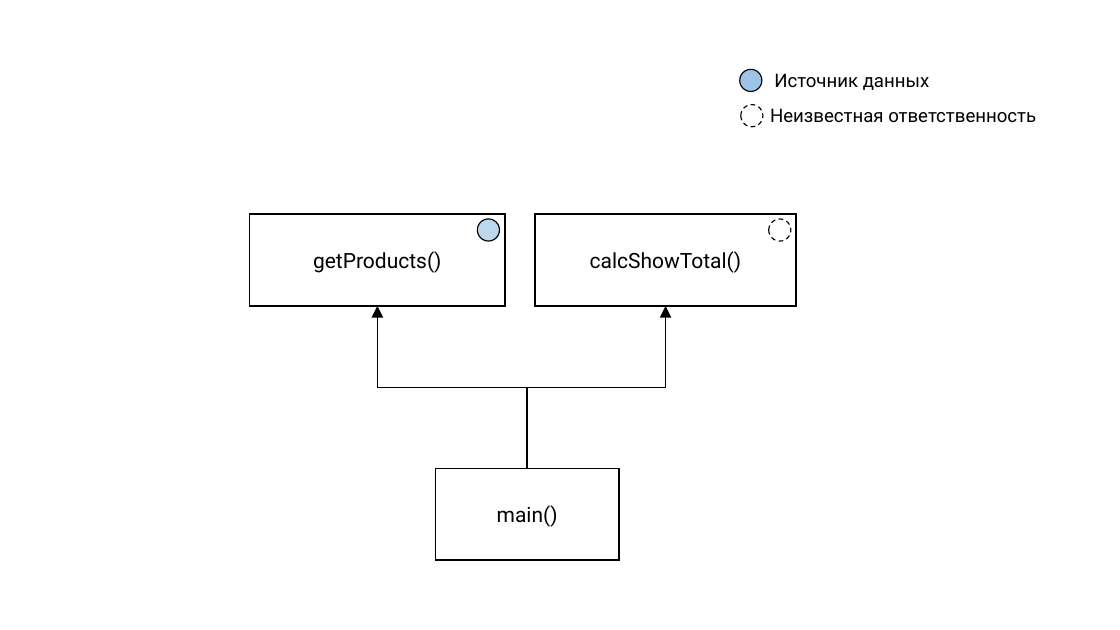
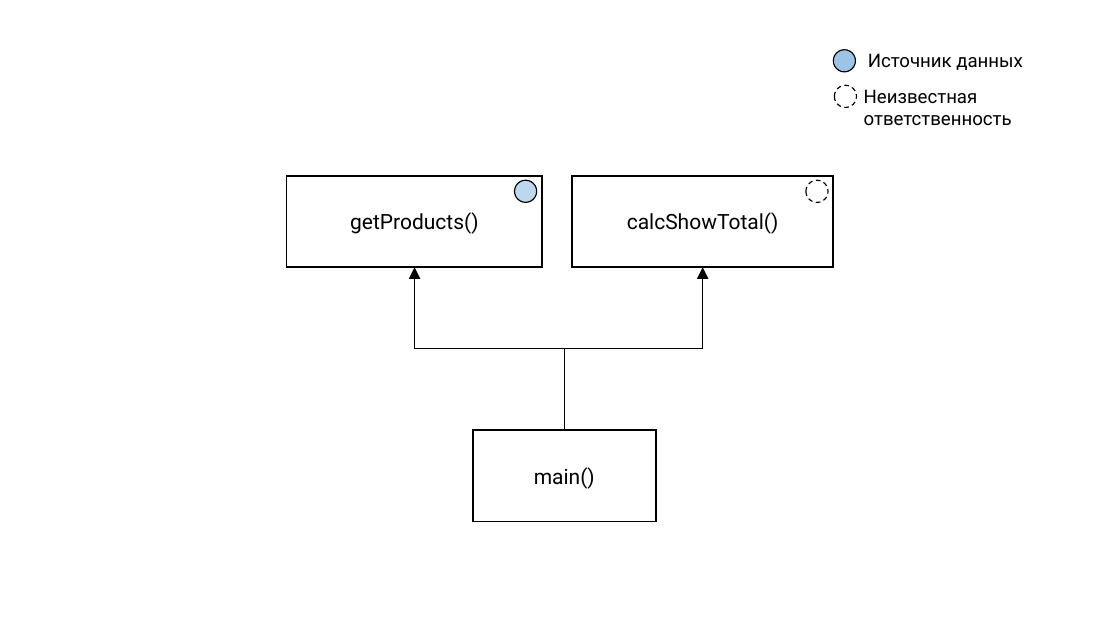
Before and after one commit to rkhaimov/brain-gym, a slide deck: slide 42 of clean/Презентация.pptx (slide 32 before the commit). Drawn at 1120x630 pixels with LibreOffice and Linux fonts; fonts in the diff are those of the drawing. Boxes give left, top, right and bottom in pixels: in the first picture for what was removed or moved away, otherwise in the second. Text is boxed around its words. In the diff, an @@ line names an element or a change of style, - is before the commit and + after.

```diff
--- a/clean/Презентация.pptx
+++ b/clean/Презентация.pptx
@@ 2 ellipses, 1 text: place and size @@
-2 ellipses, 1 text at box(740, 70, 930, 127)
+2 ellipses, 1 text at box(833, 50, 1023, 108)
@@ text at box(864, 89, 1012, 126): text changed @@
-Неизвестная ответственность
+Неизвестная
+ответственность
@@ ellipse: place and size @@
-ellipse at box(477, 219, 499, 241)
+ellipse at box(515, 181, 537, 202)
@@ 3 rectangles, 2 elbow arrows, 1 ellipse: place and size @@
-3 rectangles, 2 elbow arrows, 1 ellipse at box(250, 214, 797, 560)
+3 rectangles, 2 elbow arrows, 1 ellipse at box(287, 176, 833, 522)
```
Also in this commit, not shown: 7 other slides changed, 49 slides added, 10 slides removed.
